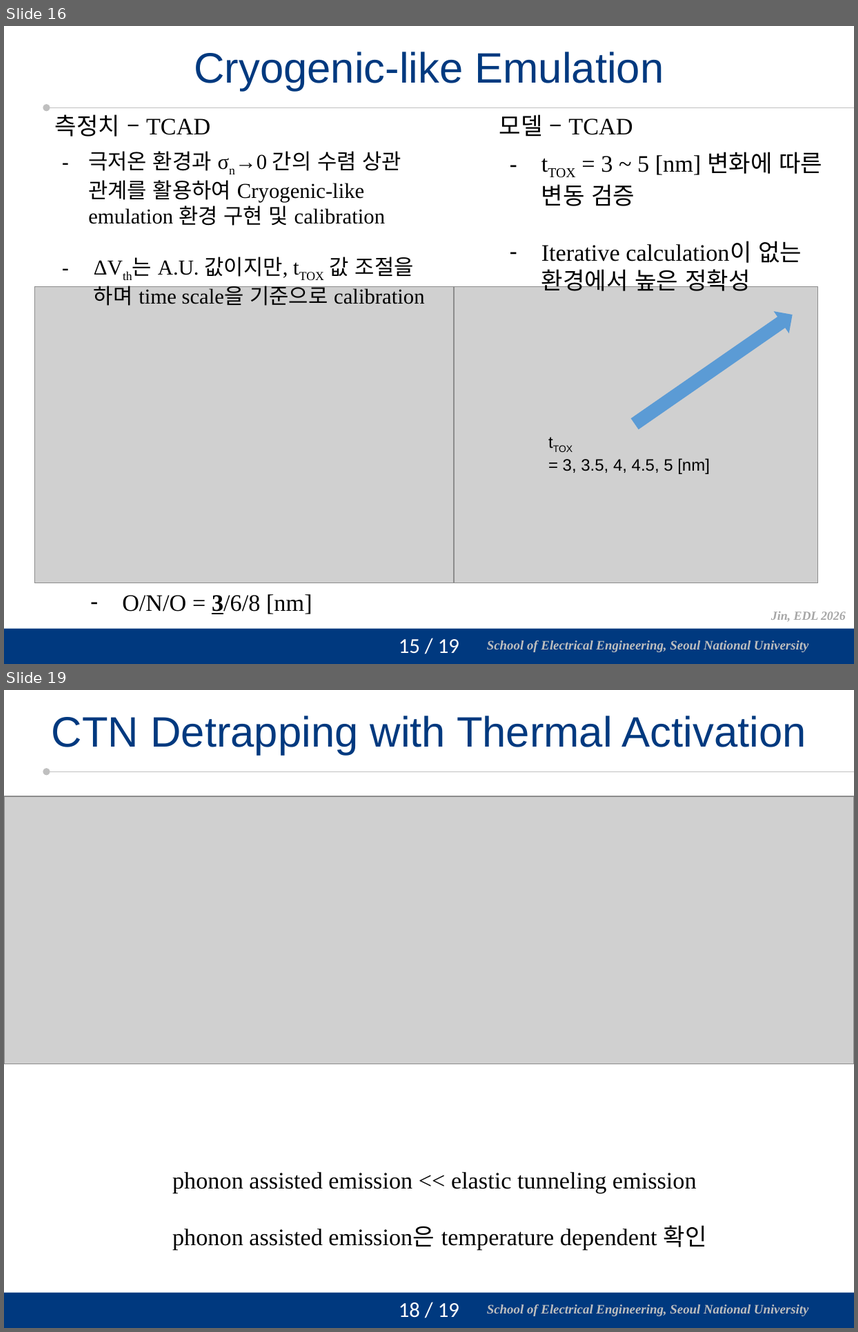
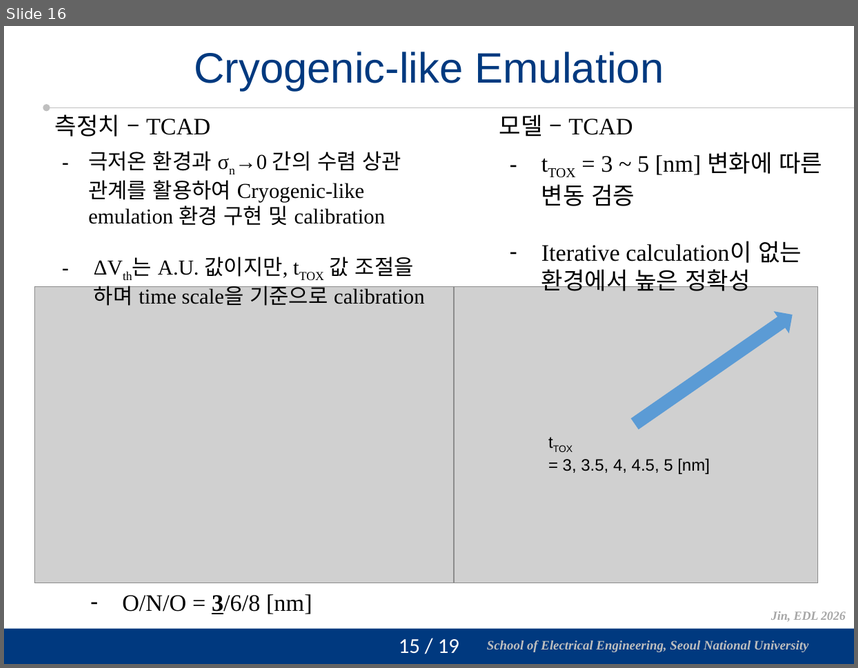
Before and after one commit to vectorcont62-dev/Graduation-SNU-MS, a slide deck: 진명 석사졸업 연구 정리 - 피드백 반영.pptx. Shown one above the other, each under a label of ours: slides 16 and 19 before the commit, slide 16 after it; the slides between them are not shown. The pictures are 858x1332 and 858x668 pixels, drawn with LibreOffice and Linux fonts; fonts in the diff are those of the drawing; grey boxes stand for pictures; background and template pictures are left out. Boxes give left, top, right and bottom in pixels: in the first picture for what was removed or moved away, otherwise in the second. Text is boxed around its words. In the diff, an @@ line names an element or a change of style, - is before the commit and + after.

Commit message:
Phonon assisted model added, presentation all edited

```diff
--- a/진명 석사졸업 연구 정리 - 피드백 반영.pptx
+++ b/진명 석사졸업 연구 정리 - 피드백 반영.pptx
@@ slide 19 removed at (4,690,854,1328), background #FFFFFF; not listed: 4 template elements that a slide beside it also shows @@
@@ title removed at (52,716,806,754) @@
-CTN Detrapping with Thermal Activation
@@ picture removed at (4,796,854,1064) @@
@@ text removed at (172,1172,707,1250) @@
-phonon assisted emission << elastic tunneling emission
-phonon assisted emission은 temperature dependent 확인
```
Also in this commit, not shown: 7 slides changed, 1 slide added, 1 other file.
